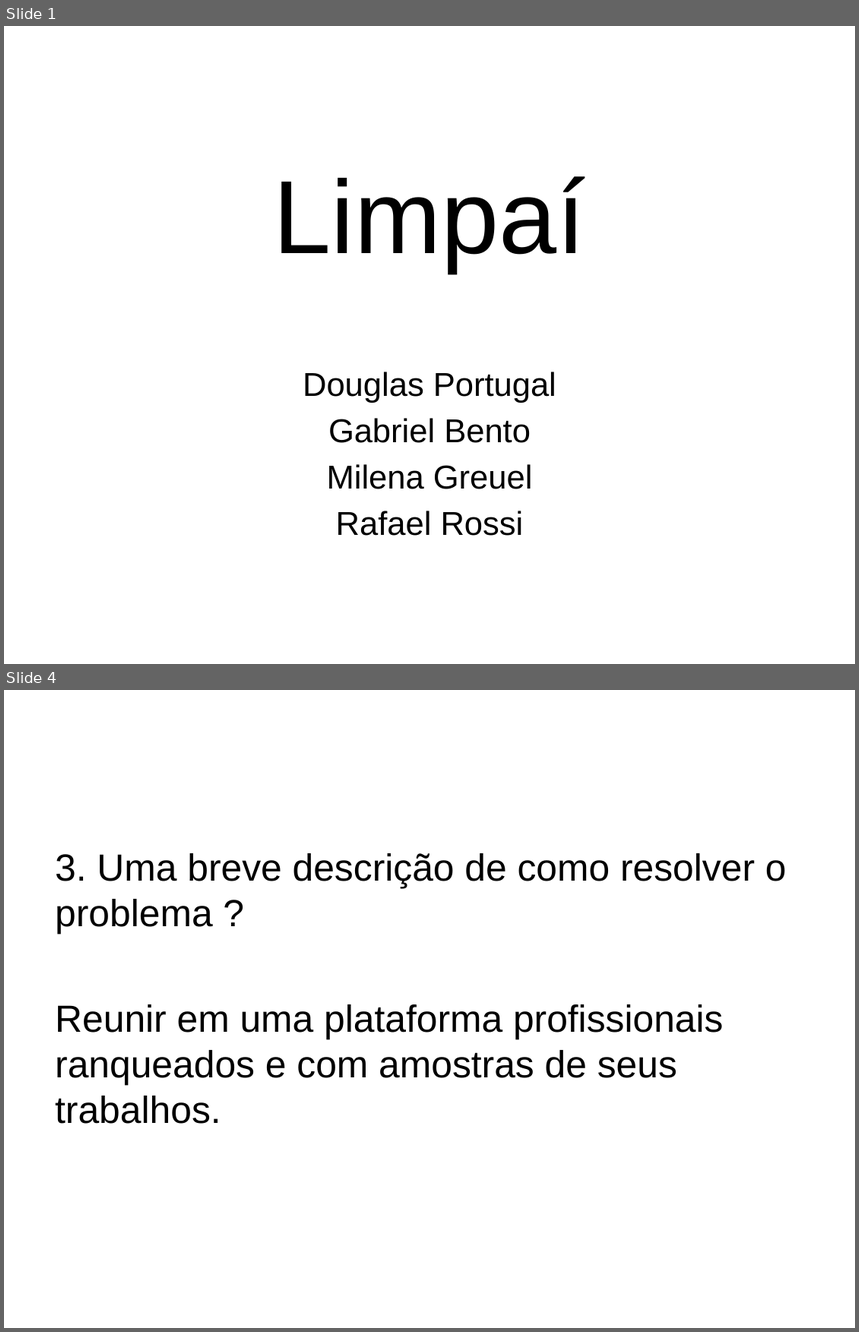
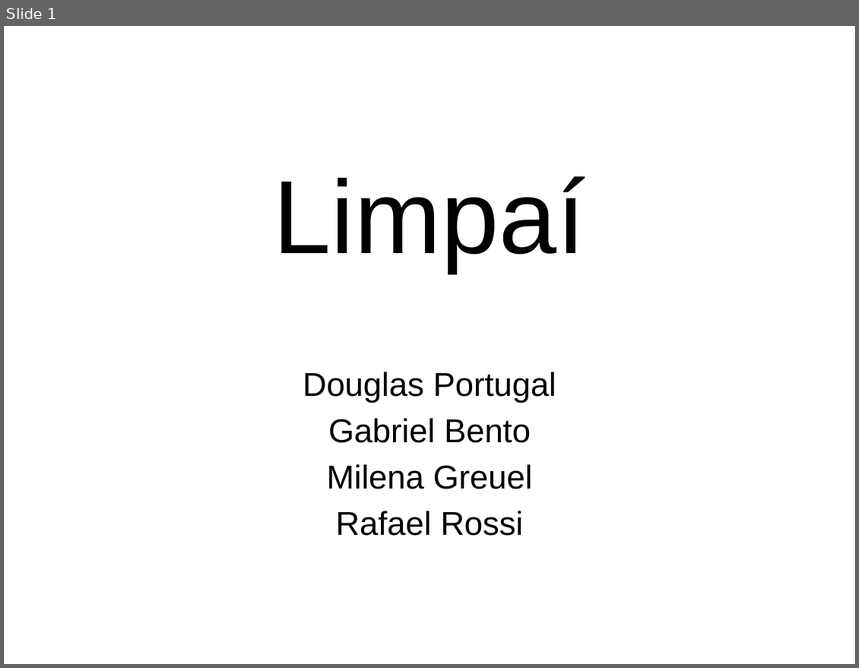
Before and after one commit to douglas-oliveira/Limpai, a slide deck: Docs/Projeto de software apresentação.pptx. Shown one above the other, each under a label of ours: slides 1 and 4 before the commit, slide 1 after it; the slides between them are not shown. The pictures are 859x1332 and 859x668 pixels, drawn with LibreOffice and Linux fonts; fonts in the diff are those of the drawing; background and template pictures are left out. Boxes give left, top, right and bottom in pixels: in the first picture for what was removed or moved away, otherwise in the second. Text is boxed around its words. In the diff, an @@ line names an element or a change of style, - is before the commit and + after.

```diff
--- a/Docs/Projeto de software apresentação.pptx
+++ b/Docs/Projeto de software apresentação.pptx
@@ slide 4 removed at bbox=[4, 690, 855, 1328], background picture (left out) @@
@@ text removed at bbox=[55, 853, 787, 1124] @@
-3. Uma breve descrição de como resolver o problema ?
-Reunir em uma plataforma profissionais ranqueados e com amostras de seus trabalhos.
```
Also in this commit, not shown: 3 slides changed, 2 slides added, 9 other slides removed.
